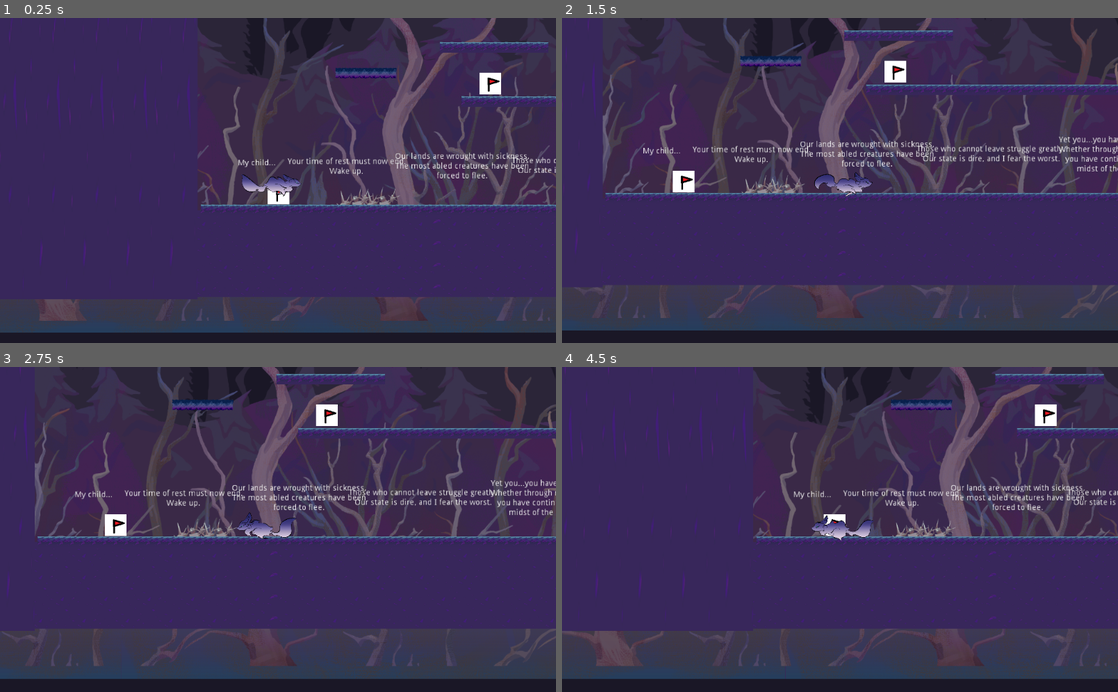
Above: before the commit, frames 1-4 (two rows, left to right).
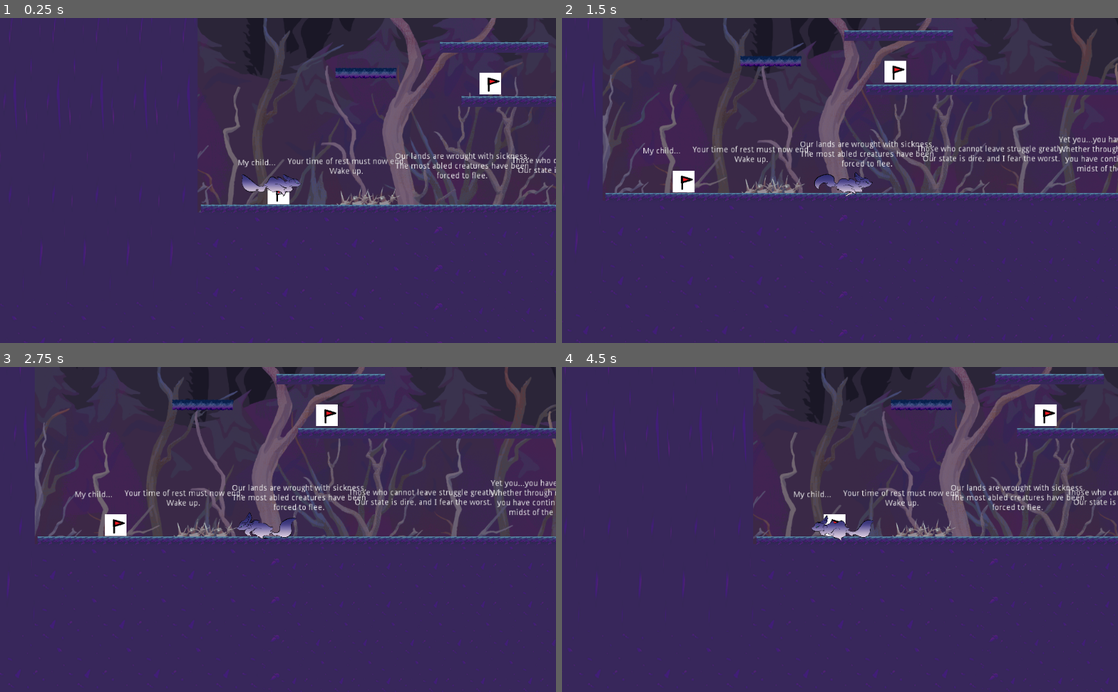
Above: after the commit, the same moments.

Repository: yeetables/Gami
Game: Godot game, scene res://Scenes/World2.tscn
The game is run twice, just before and just after one commit, with the same random seed, the same clock (stepped at 60 frames per second) and the same inputs.
Inputs (mouse positions are in pixels of both pictures, inside the frame that each line leads up to):
- Up to frame 1 (0.25 s): no input
- Up to frame 2 (1.5 s): move the mouse to (962, 164) at 0.52 s; hold D from 0.53 s (still down); tap Space (space) at 0.6 s; click (962, 164) at 0.67 s; move the mouse to (728, 196) at 1.27 s; tap 1 at 1.35 s
- Up to frame 3 (2.75 s): move the mouse to (333, 458) at 2.02 s; release D at 2.03 s; hold A from 2.03 s (still down); hold 2 from 2.03 s (still down)
- Up to frame 4 (4.5 s): move the mouse to (812, 594) at 2.77 s; release A at 2.78 s; release 2 at 2.78 s; hold D 2.78-4.28 s; tap 3 at 2.85 s; click (812, 594) at 2.92 s; move the mouse to (1006, 578) at 3.52 s; tap Space (space) at 3.6 s; move the mouse to (673, 480) at 4.27 s; hold A from 4.28 s (still down); tap 1 at 4.35 s

The runs differ from the first frame. In frame 1, 4.9% of the frame differs, in the area x 0-100%, y 59-100%; in frame 2, 5.9%; in frame 3, 6.4%; in frame 4, 6.8%, in the area x 0-100%, y 55-100%.

Commit message:
streched the floor down more

Diff:
--- a/src/Scenes/ForestPart2.tscn
+++ b/src/Scenes/ForestPart2.tscn
@@ -30,6 +30,7 @@
 script = ExtResource( 1 )
 
 [node name="Tilemaps" type="Node2D" parent="."]
+editor/display_folded = true
 
 [node name="plat" type="TileMap" parent="Tilemaps"]
 scale = Vector2( 0.5, 0.5 )
@@ -92,10 +93,11 @@
 stream = ExtResource( 8 )
 
 [node name="FLOOR" type="Node2D" parent="."]
-editor/display_folded = true
 position = Vector2( -476.253, 594.312 )
 
 [node name="Sprite" type="Sprite" parent="FLOOR"]
+position = Vector2( -656.3, 0 )
+scale = Vector2( 1.55605, 2.28954 )
 z_index = -10
 texture = ExtResource( 9 )
 centered = false
@@ -116,24 +118,28 @@
 
 [node name="Sprite2" type="Sprite" parent="FLOOR"]
 position = Vector2( 1123, 0 )
+scale = Vector2( 1.01767, 2.33611 )
 z_index = -10
 texture = ExtResource( 9 )
 centered = false
 
 [node name="Sprite3" type="Sprite" parent="FLOOR"]
 position = Vector2( 2236, 7 )
+scale = Vector2( 1.03146, 2.36387 )
 z_index = -10
 texture = ExtResource( 9 )
 centered = false
 
 [node name="Sprite4" type="Sprite" parent="FLOOR"]
 position = Vector2( 3380.99, 6.99994 )
+scale = Vector2( 1.06583, 2.33129 )
 z_index = -10
 texture = ExtResource( 9 )
 centered = false
 
 [node name="Sprite5" type="Sprite" parent="FLOOR"]
 position = Vector2( 4041.13, 5.99994 )
+scale = Vector2( 1.02665, 2.29057 )
 z_index = -10
 texture = ExtResource( 9 )
 centered = false
@@ -151,6 +157,7 @@
 shape = SubResource( 2 )
 
 [node name="ParallaxBackground" type="ParallaxBackground" parent="."]
+editor/display_folded = true
 layer = -15
 offset = Vector2( 0, -100 )
 transform = Transform2D( 1, 0, 0, 1, 0, -100 )
@@ -197,6 +204,7 @@
 offset = Vector2( 0, -120 )
 
 [node name="Obstacls" type="Node2D" parent="."]
+editor/display_folded = true
 
 [node name="Spikes" type="Node2D" parent="Obstacls"]
 z_index = -1
@@ -226,6 +234,7 @@
 scale = Vector2( 3, 0.3 )
 
 [node name="crumbles" type="Node2D" parent="Obstacls"]
+editor/display_folded = true
 
 [node name="crumbling18" parent="Obstacls/crumbles" instance=ExtResource( 15 )]
 position = Vector2( 2970, 288 )
@@ -296,6 +305,7 @@
 position = Vector2( 989.463, -32 )
 
 [node name="rocks" type="Node2D" parent="Obstacls"]
+editor/display_folded = true
 
 [node name="RockBase" parent="Obstacls/rocks" instance=ExtResource( 17 )]
 position = Vector2( 1322.97, -51 )
@@ -316,6 +326,7 @@
 position = Vector2( 2496.1, -933.181 )
 
 [node name="CheckPoints" type="Node2D" parent="."]
+editor/display_folded = true
 
 [node name="SpawnPoint" parent="CheckPoints" instance=ExtResource( 18 )]
 position = Vector2( 68.4957, 541.116 )
--- a/src/Scenes/World2.tscn
+++ b/src/Scenes/World2.tscn
@@ -209,6 +209,7 @@
 [node name="Obstacls" type="Node2D" parent="."]
 
 [node name="Spikes" type="Node2D" parent="Obstacls"]
+editor/display_folded = true
 z_index = -1
 
 [node name="spike" parent="Obstacls/Spikes" instance=ExtResource( 10 )]
@@ -304,10 +305,11 @@
 position = Vector2( 2130.1, -880 )
 
 [node name="FLOOR" type="Node2D" parent="."]
-editor/display_folded = true
 position = Vector2( -476.253, 594.312 )
 
 [node name="Sprite" type="Sprite" parent="FLOOR"]
+position = Vector2( -663.747, 5.68799 )
+scale = Vector2( 1.5982, 2.27634 )
 z_index = -10
 texture = ExtResource( 14 )
 centered = false
@@ -328,24 +330,28 @@
 
 [node name="Sprite2" type="Sprite" parent="FLOOR"]
 position = Vector2( 1123, 0 )
+scale = Vector2( 1.08589, 1.76525 )
 z_index = -10
 texture = ExtResource( 14 )
 centered = false
 
 [node name="Sprite3" type="Sprite" parent="FLOOR"]
 position = Vector2( 2236, 7 )
+scale = Vector2( 1.08233, 2.51027 )
 z_index = -10
 texture = ExtResource( 14 )
 centered = false
 
 [node name="Sprite4" type="Sprite" parent="FLOOR"]
 position = Vector2( 3380.99, 6.99994 )
+scale = Vector2( 1.07349, 2.15557 )
 z_index = -10
 texture = ExtResource( 14 )
 centered = false
 
 [node name="Sprite5" type="Sprite" parent="FLOOR"]
 position = Vector2( 4041.13, 5.99994 )
+scale = Vector2( 1.06778, 2.17151 )
 z_index = -10
 texture = ExtResource( 14 )
 centered = false
--- a/src/Scenes/moutain.tscn
+++ b/src/Scenes/moutain.tscn
@@ -283,10 +283,11 @@
 position = Vector2( 1659.33, -1842.75 )
 
 [node name="FLOOR" type="Node2D" parent="."]
-editor/display_folded = true
 position = Vector2( -476.253, 594.312 )
 
 [node name="Sprite" type="Sprite" parent="FLOOR"]
+position = Vector2( -337.089, 0 )
+scale = Vector2( 1.26894, 1.78643 )
 z_index = -10
 texture = ExtResource( 17 )
 centered = false
@@ -300,18 +301,21 @@
 
 [node name="Sprite2" type="Sprite" parent="FLOOR"]
 position = Vector2( 1123, 0 )
+scale = Vector2( 0.992598, 1.84326 )
 z_index = -10
 texture = ExtResource( 17 )
 centered = false
 
 [node name="Sprite3" type="Sprite" parent="FLOOR"]
 position = Vector2( 2236, 7 )
+scale = Vector2( 1, 1.98991 )
 z_index = -10
 texture = ExtResource( 17 )
 centered = false
 
 [node name="Sprite4" type="Sprite" parent="FLOOR"]
-position = Vector2( 3380.99, 6.99994 )
+position = Vector2( 3340.96, 6.99994 )
+scale = Vector2( 1.91081, 2.05909 )
 z_index = -10
 texture = ExtResource( 17 )
 centered = false
